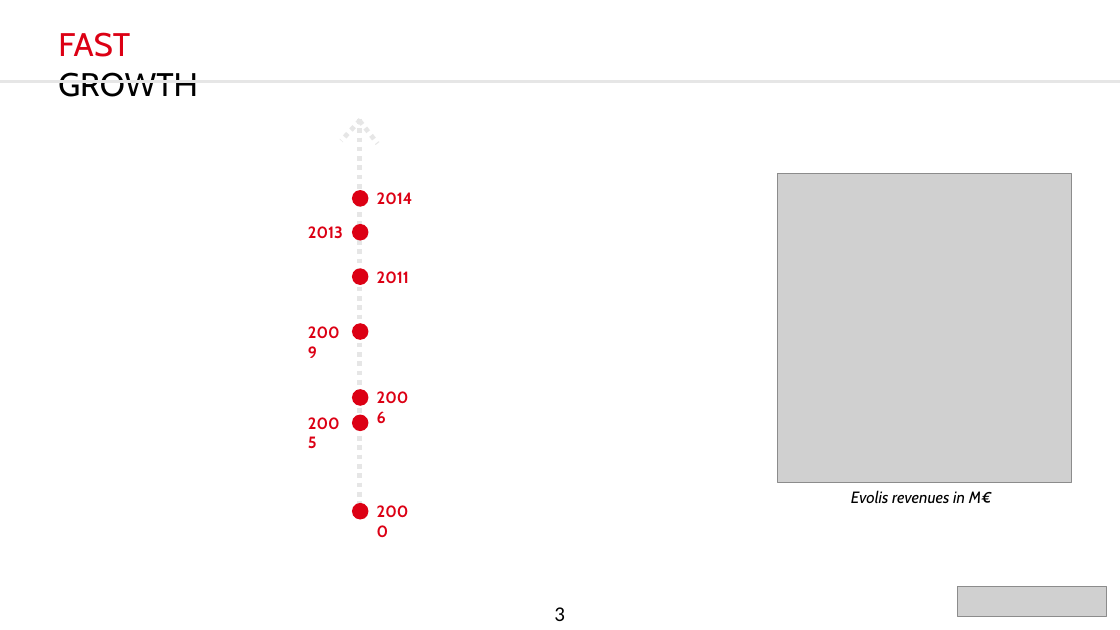
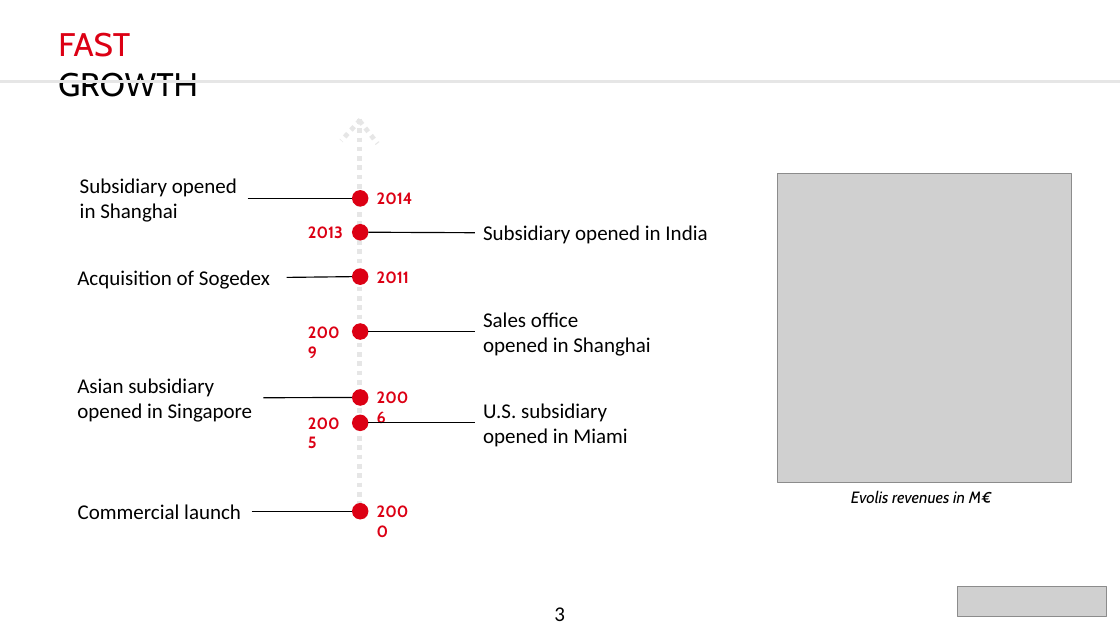
Before and after one commit to DylanChe/SupervisionSerre, a slide deck: slide 4 of suivi_perso/dylan/PresentationOralBlancAnglais.pptx. Drawn at 1120x630 pixels with LibreOffice and Linux fonts; fonts in the diff are those of the drawing; grey boxes stand for pictures. Boxes give left, top, right and bottom in pixels: in the first picture for what was removed or moved away, otherwise in the second. Text is boxed around its words. In the diff, an @@ line names an element or a change of style, - is before the commit and + after.

```diff
--- a/suivi_perso/dylan/PresentationOralBlancAnglais.pptx
+++ b/suivi_perso/dylan/PresentationOralBlancAnglais.pptx
@@ text added at box(80, 178, 237, 222), 18 pt, text #000000 @@
+Subsidiary opened
+in Shanghai
@@ line added from (248, 198) to (352, 198), #000000 1 pt @@
@@ line added from (475, 233) to (369, 232), #000000 1 pt @@
@@ text added at box(483, 225, 707, 244), 18 pt, text #000000 @@
+Subsidiary opened in India
@@ text added at box(77, 270, 270, 289), 18 pt, text #000000 @@
+Acquisition of Sogedex
@@ line added from (287, 277) to (352, 276), #000000 1 pt @@
@@ text added at box(483, 312, 650, 356), 18 pt, text #000000 @@
+Sales office
+opened in Shanghai
@@ line added from (475, 332) to (369, 332), #000000 1 pt @@
@@ text added at box(77, 378, 253, 422), 18 pt, text #000000 @@
+Asian subsidiary
+opened in Singapore
@@ line added from (264, 398) to (352, 397), #000000 1 pt @@
@@ text added at box(483, 403, 627, 447), 18 pt, text #000000 @@
+U.S. subsidiary
+opened in Miami
@@ line added from (475, 423) to (369, 423), #000000 1 pt @@
@@ text added at box(78, 504, 241, 519), 18 pt, text #000000 @@
+Commercial launch
@@ line added from (252, 512) to (352, 512), #000000 1 pt @@
```
Also in this commit, not shown: 7 other slides changed, 1 slide removed.
